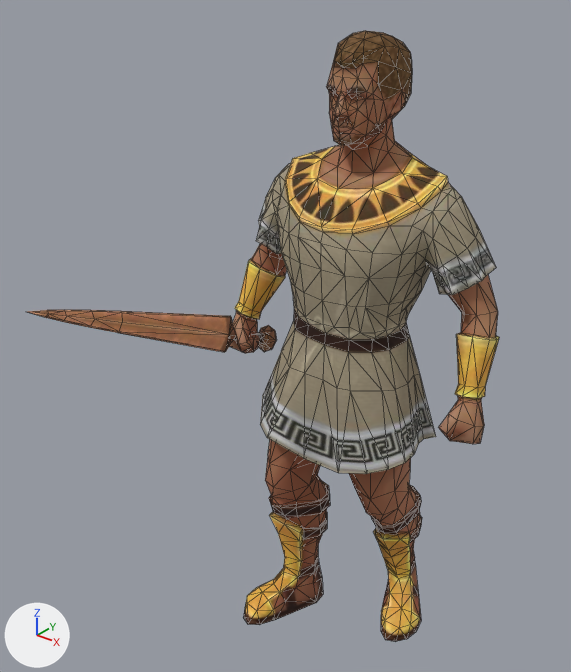
Before and after pictures for a commit that changed the glTF model public/assets/unit-models/59-theseus.glb.
Both versions are drawn from a 50 mm lens placed at (1.26, -1.95, 2.27), pointed at (-0.19, -0.14, 1.14). The axes (+X, +Y, +Z) are drawn at lower left. The lights are the same throughout. The older version comes first. Mesh edges are drawn as thin lines. Vertices at exactly the same position are counted once.

Before the edit, the objects in view are built like this:
```python
me_mesh_0 = bpy.data.meshes.new('Mesh_0')
me_mesh_0.from_pydata(...)  # 1088 vertices, 2168 faces; spans x -0.6..0.47, y -0.81..0.25, z 0.0..2.07
# faces by material slot: [1968, 200]
me_mesh_0.materials.append(mat_material_0)  # picture img_image_0
me_mesh_0.materials.append(mat_material_1)  # picture img_image_1
ob_mesh_0 = bpy.data.objects.new('Mesh_0', me_mesh_0)
ob_mesh_0.location = (0.0, 0.0, 0.0)
```
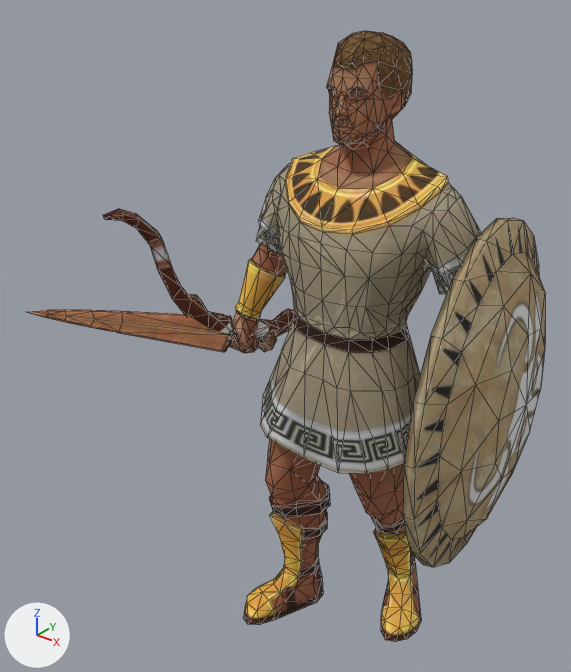
Scene script edits in JSON lines:
```json
{"op": "add", "block": "img_image_2", "code": ["img_image_2 = load_image('Image_2', '_unpacked/Image_2', 512, 512, 'sRGB')"]}
{"op": "add", "block": "img_image_3", "code": ["img_image_3 = load_image('Image_3', '_unpacked/Image_3', 512, 512, 'sRGB')"]}
{"op": "add", "block": "mat_material_2", "code": ["mat_material_2 = principled_material('Material_2')", "mat_material_2.texture = img_image_2", "mat_material_2.metallic = 0.05", "mat_material_2.roughness = 0.85"]}
{"op": "add", "block": "mat_material_3", "code": ["mat_material_3 = principled_material('Material_3')", "mat_material_3.texture = img_image_3", "mat_material_3.metallic = 0.05", "mat_material_3.roughness = 0.85"]}
{"block": "me_mesh_0", "where": "# used by ob_mesh_0; location = (0.0, 0.0, 0.0)"}
{"op": "remove", "block": "me_mesh_0", "code": "me_mesh_0.from_pydata(...)  # 1088 vertices, 2168 faces; spans x -0.6..0.47, y -0.81..0.25, z 0.0..2.07"}
{"op": "add", "block": "me_mesh_0", "code": "me_mesh_0.from_pydata(...)  # 1266 vertices, 2516 faces; spans x -0.63..0.58, y -0.81..0.66, z 0.0..2.07"}
{"block": "me_mesh_0", "change": "me_mesh_0 part 1: a new loose piece of 96 vertices spanning x -0.63..-0.41, y -0.49..0.66, z 0.96..1.56, in mat_material_3 (picture img_image_3)"}
{"block": "me_mesh_0", "change": "me_mesh_0 part 2: a new loose piece of 82 vertices spanning x 0.35..0.58, y -0.5..0.55, z 0.55..1.6, in mat_material_2 (picture img_image_2)"}
{"op": "add", "block": "me_mesh_0", "code": "me_mesh_0.materials.append(mat_material_2)  # picture img_image_2"}
{"op": "add", "block": "me_mesh_0", "code": "me_mesh_0.materials.append(mat_material_3)  # picture img_image_3"}
```

Boxes (x1, y1, x2, y2) around the edits, measured in the pictures (571 x 672 px):
```json
{"object": "Mesh_0", "change": "reshaped", "before": [27, 31, 499, 642], "after": [27, 31, 545, 642], "on screen": "10% wider"}
{"part": 1, "of": "me_mesh_0", "change": "added", "after": [103, 209, 294, 343]}
{"part": 2, "of": "me_mesh_0", "change": "added", "after": [403, 218, 545, 567], "on screen": "brown"}
```
